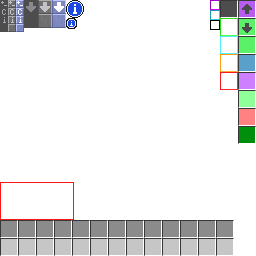
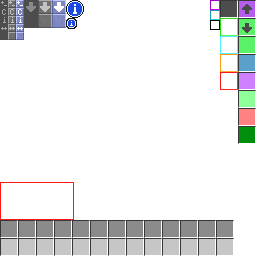
Comparing the layer stacks of the two 256×256 images. Changes:
painted on "Icons" over [1, 27, 23, 30]
painted on "Background" over [0, 32, 24, 40]
